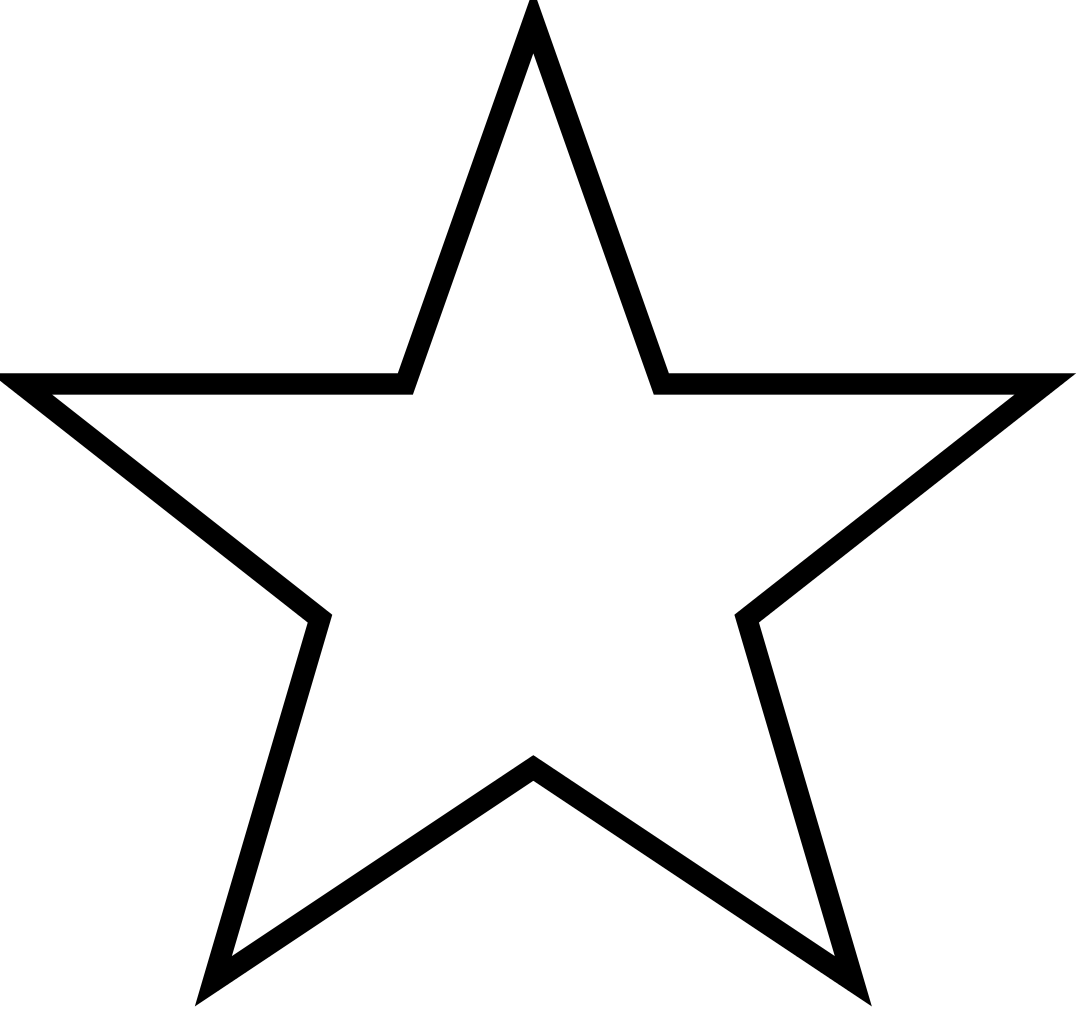
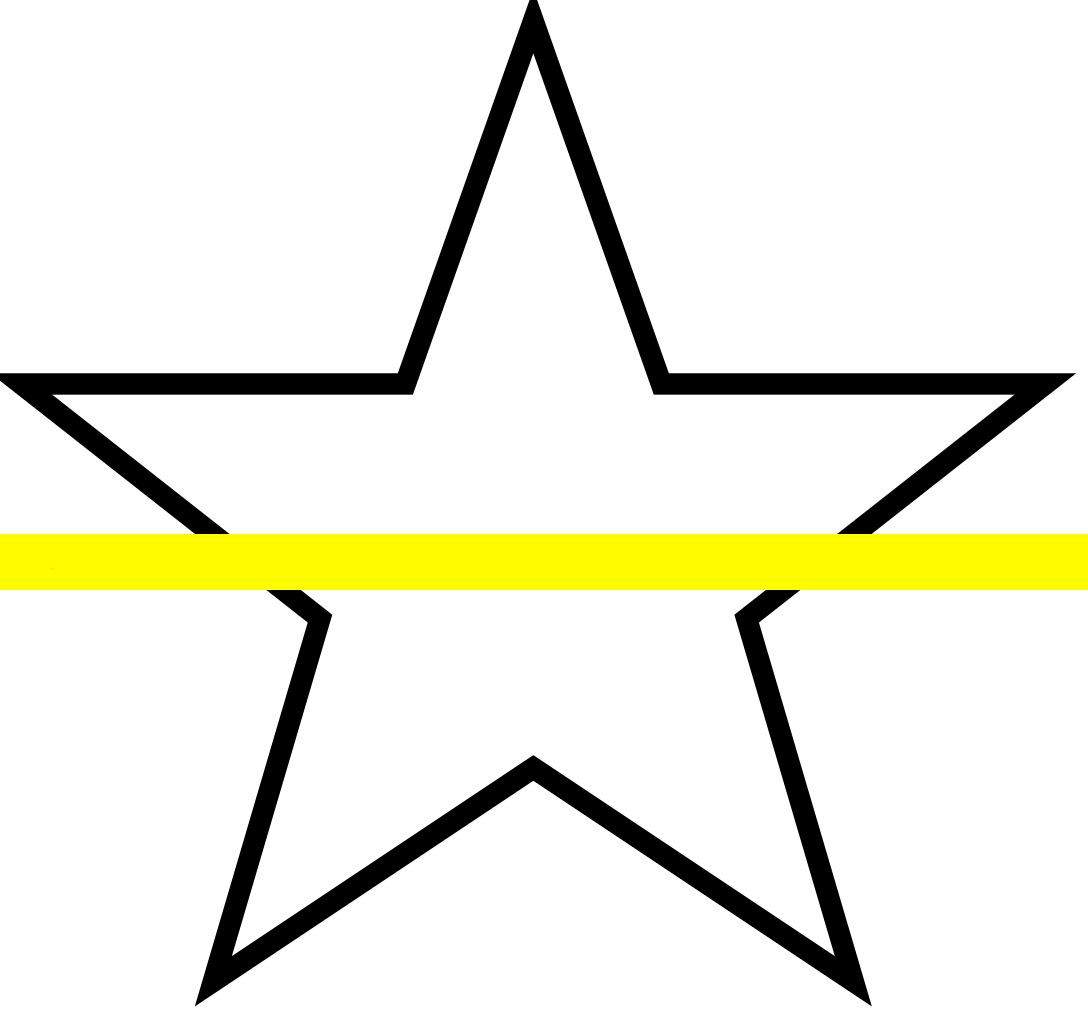
Layer changes from the first 1088px x 1024px image to the second:
added layer "cross" above "cross_red" over 0, 534, 1088, 590
added layer "cross_red" above "star_empty.png" over 0, 534, 1088, 590
